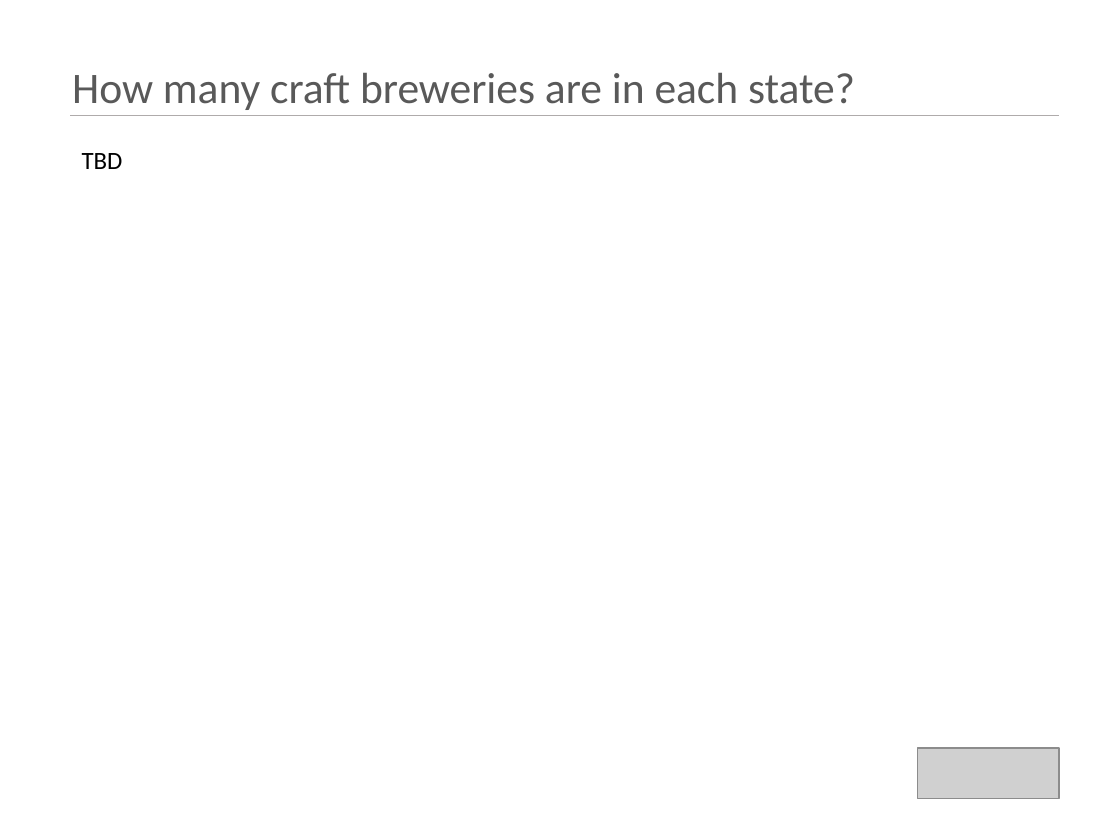
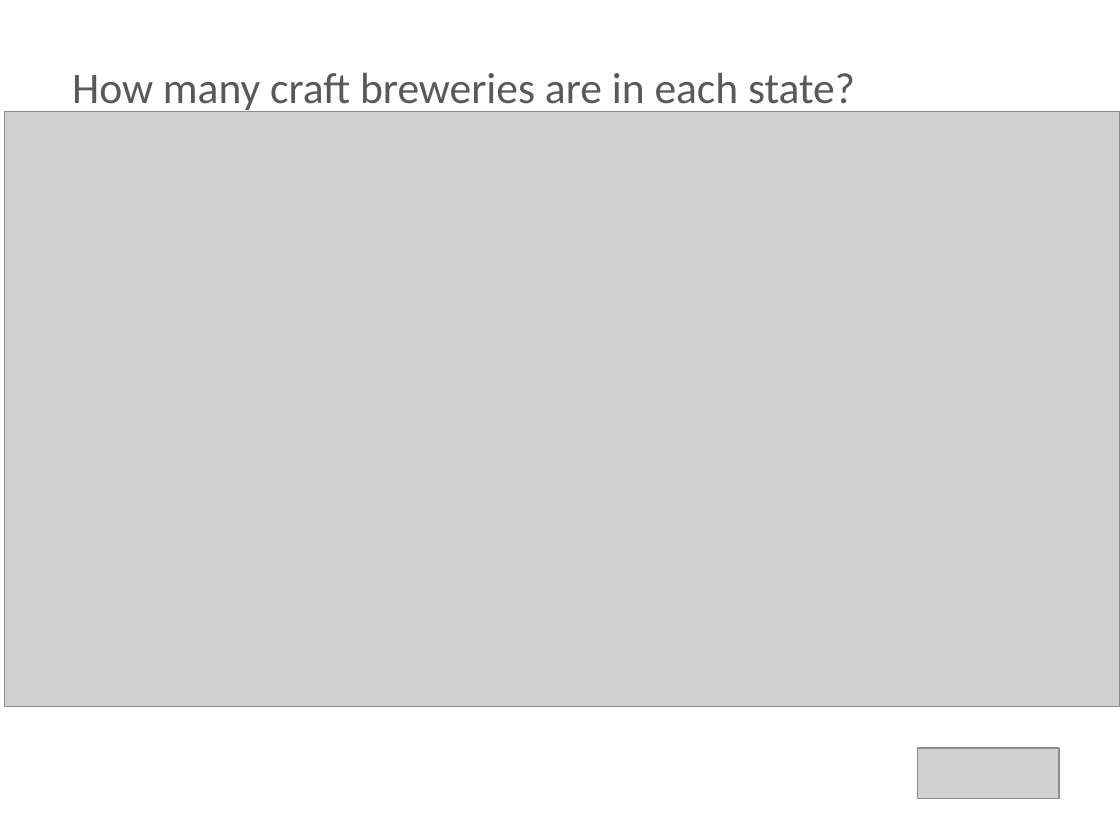
Before and after one commit to kristxh/6306-CaseStudy1-Beer, a slide deck: slide 5 of case_study_1_budweiser.pptx (slide 3 before the commit). Drawn at 1120x840 pixels with LibreOffice and Linux fonts; fonts in the diff are those of the drawing; grey boxes stand for pictures. Boxes give left, top, right and bottom in pixels: in the first picture for what was removed or moved away, otherwise in the second. Text is boxed around its words. In the diff, an @@ line names an element or a change of style, - is before the commit and + after.

```diff
--- a/case_study_1_budweiser.pptx
+++ b/case_study_1_budweiser.pptx
@@ picture added at [4, 111, 1120, 706] @@
@@ line removed from (71, 115) to (1060, 115) @@
@@ text removed at [82, 153, 123, 169] @@
-TBD
```
Also in this commit, not shown: 5 other slides changed, 13 slides added.
